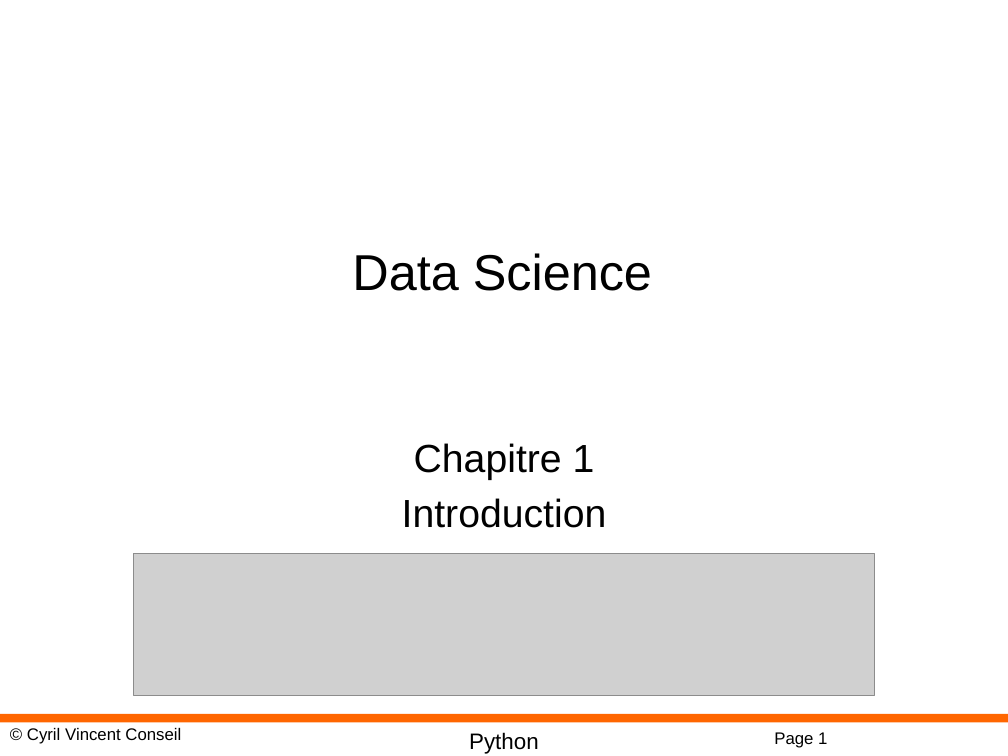
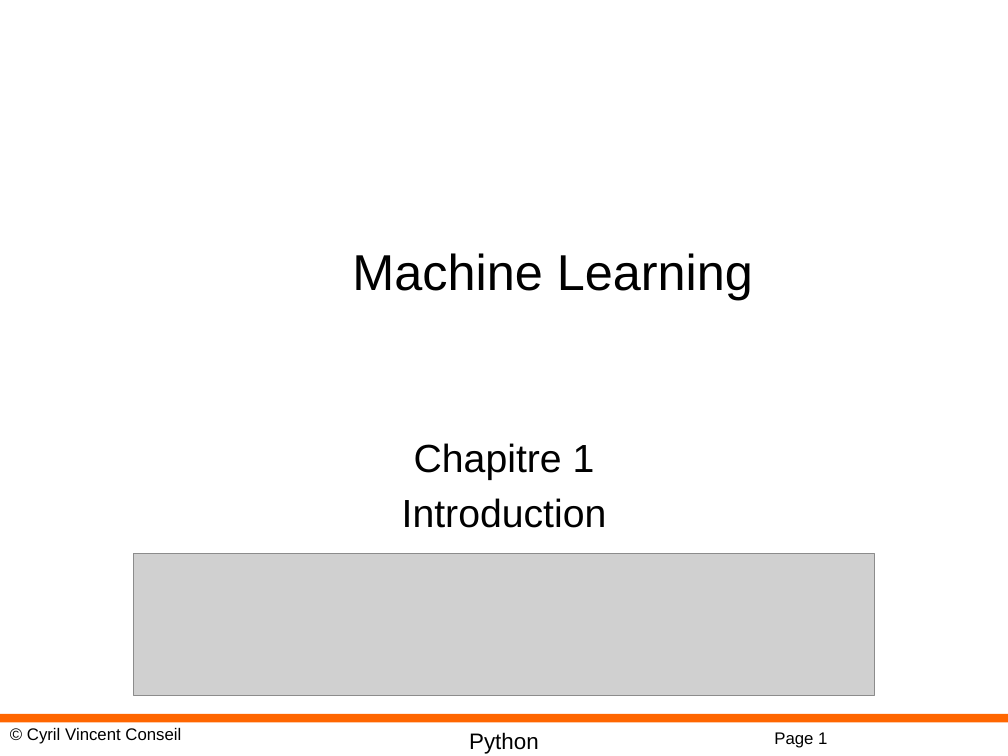
Before and after one commit to cyrilvincent/ML, a slide deck: slide 1 of PPT/MachineLearning01-Intro.pptx. Drawn at 1008x756 pixels with LibreOffice and Linux fonts; fonts in the diff are those of the drawing; grey boxes stand for pictures; background and template pictures are left out. Boxes give left, top, right and bottom in pixels: in the first picture for what was removed or moved away, otherwise in the second. Text is boxed around its words. In the diff, an @@ line names an element or a change of style, - is before the commit and + after.

```diff
--- a/PPT/MachineLearning01-Intro.pptx
+++ b/PPT/MachineLearning01-Intro.pptx
@@ text at [352,253,753,300]: text changed @@
-Data Science
+Machine Learning
```
Also in this commit, not shown: 1 slide removed, 5 other files.
